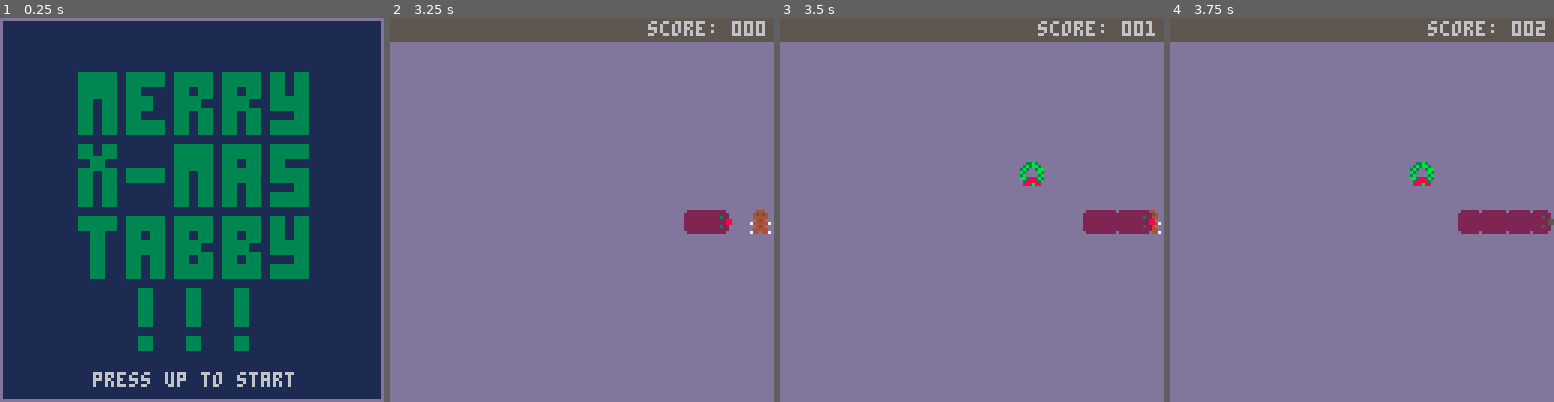
Above: before the commit, frames 1-4 (left to right).
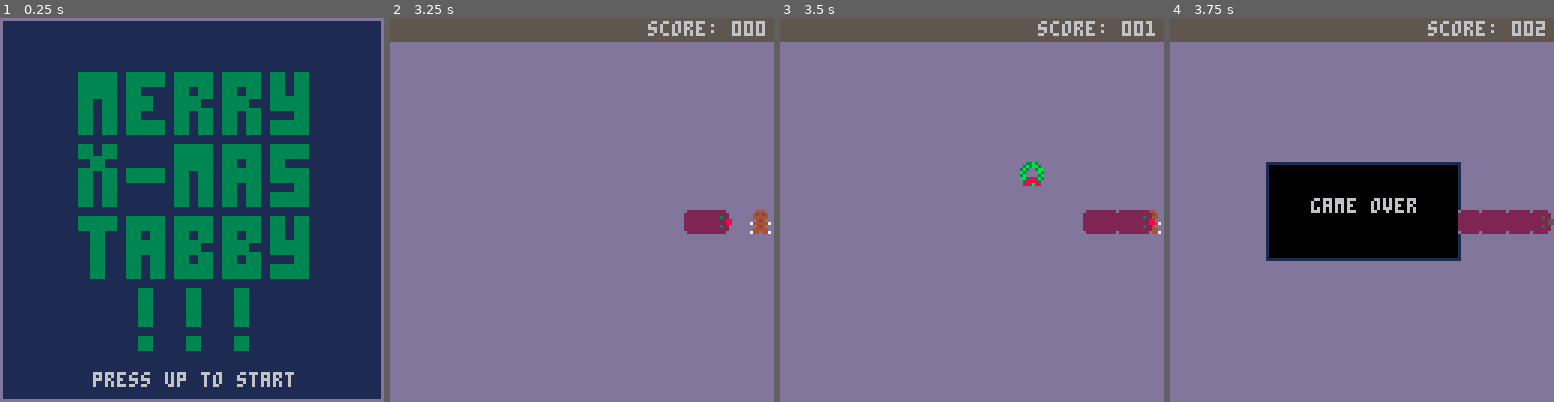
Above: after the commit, the same moments.

Repository: gigamonkey/pico-8
Game: PICO-8 cartridge snake.p8
Same seed, same stepped clock (60 frames per second), same inputs: the game is played once before the commit and once after it.
Inputs:
- Up to frame 1 (0.25 s): no input
- Up to frame 2 (3.25 s): hold Right 1.6-2.1 s; hold Up 2.15-2.42 s; hold Right 2.47-3.03 s; hold Left from 3.08 s (still down)
- Up to frame 3 (3.5 s): keep holding Left
- Up to frame 4 (3.75 s): release Left at 3.58 s; hold Down from 3.63 s (still down)

Frames 1-3 are identical in both runs. In frame 4, 13% of the frame differs, in the area x 25-76%, y 37-64%.

Commit message:
Simple game over splash.

Diff:
--- a/snake.lua
+++ b/snake.lua
@@ -49,6 +49,8 @@
     if btnp(2) then
       start_game()
     end
+  elseif snake.dead then
+      game_over()
   else
     if btnp(0) then
       add(snake.turns, LEFT)
@@ -162,6 +164,13 @@
 end
 
 
+function game_over()
+  rectfill(32, 48, 96, 80, 0)
+  rect(32, 48, 96, 80, 1)
+  print("game over", 47, 60, 6)
+end
+
+
 function start_game()
   state = 'playing'
   cls()
